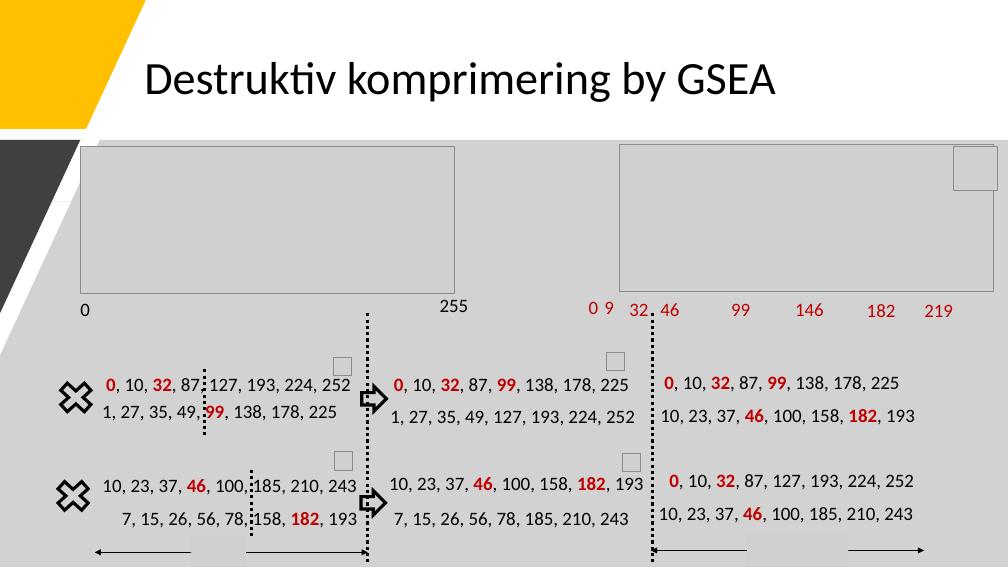
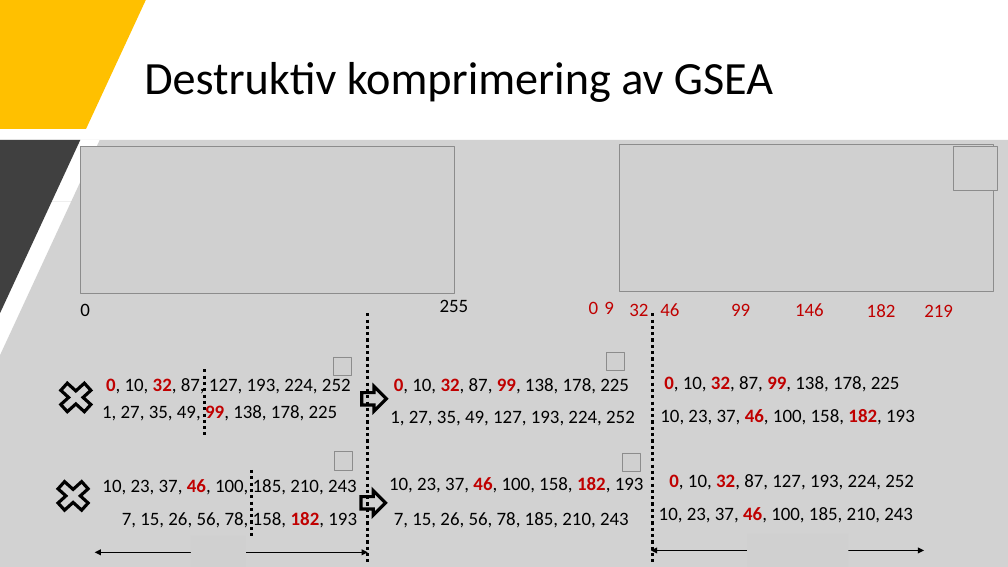
Before and after one commit to mo-mosverkstad/artificial_intelligence_algorithm, a slide deck: slide 20 of genetic_algorithm/JavaScriptCode/compressImageGSEA/GSEA.pptx. Drawn at 1008x567 pixels with LibreOffice and Linux fonts; fonts in the diff are those of the drawing; grey boxes stand for pictures. Boxes give left, top, right and bottom in pixels: in the first picture for what was removed or moved away, otherwise in the second. Text is boxed around its words. In the diff, an @@ line names an element or a change of style, - is before the commit and + after.

```diff
--- a/genetic_algorithm/JavaScriptCode/compressImageGSEA/GSEA.pptx
+++ b/genetic_algorithm/JavaScriptCode/compressImageGSEA/GSEA.pptx
@@ title at (144, 62, 773, 102): text changed @@
-Destruktiv komprimering by GSEA
+Destruktiv komprimering av GSEA
```
Also in this commit, not shown: 21 other slides changed, 3 other files.
